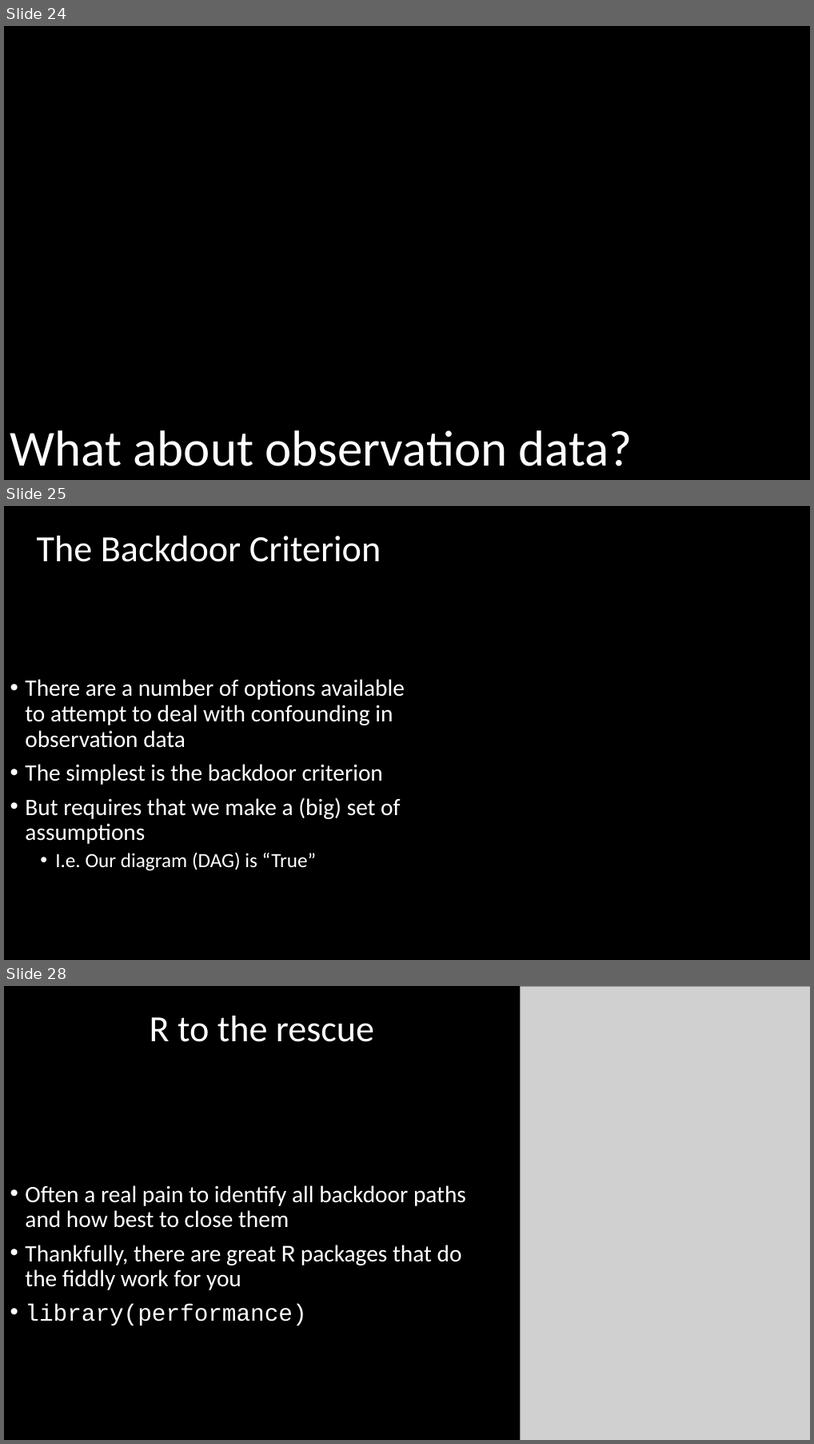
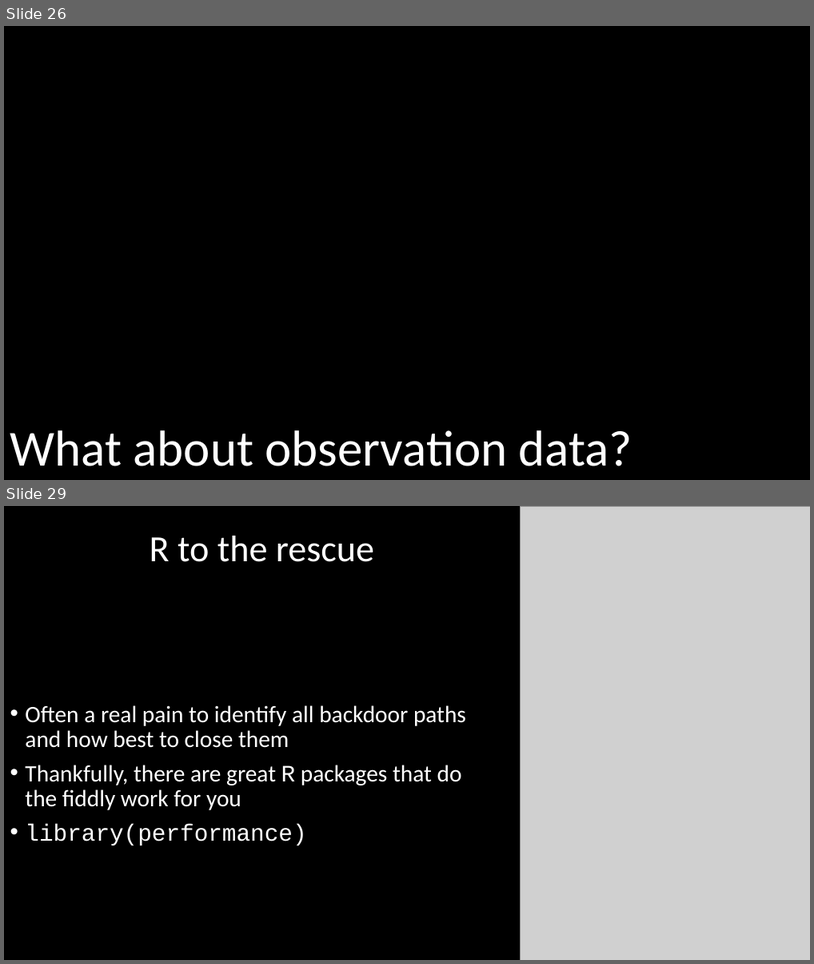
Before and after one commit to DeonRoos/stats-for-biologists, a slide deck: Lectures/Lecture 07.2 Confounding.pptx. Shown one above the other, each under a label of ours: slides 24, 25 and 28 before the commit, slides 26 and 29 after it; the slides between them are not shown. The pictures are 814x1444 and 814x964 pixels, drawn with LibreOffice and Linux fonts; fonts in the diff are those of the drawing; grey boxes stand for pictures. Boxes give left, top, right and bottom in pixels: in the first picture for what was removed or moved away, otherwise in the second. Text is boxed around its words. In the diff, an @@ line names an element or a change of style, - is before the commit and + after.

```diff
--- a/Lectures/Lecture 07.2 Confounding.pptx
+++ b/Lectures/Lecture 07.2 Confounding.pptx
@@ slide 25 removed at bbox=[4, 506, 810, 960], background #000000 @@
@@ title removed at bbox=[37, 536, 381, 562] @@
-The Backdoor Criterion
@@ text removed at bbox=[25, 679, 405, 871] @@
-• There are a number of options available to attempt to deal with confounding in observation data
-• The simplest is the backdoor criterion
-• But requires that we make a (big) set of assumptions
-  • I.e. Our diagram (DAG) is “True”
@@ what was slide 24 is now slide 26 @@
@@ what was slide 28 is now slide 29 @@
```
Also in this commit, not shown: 12 slides changed, 8 slides added, 6 other slides removed, 10 other files.
